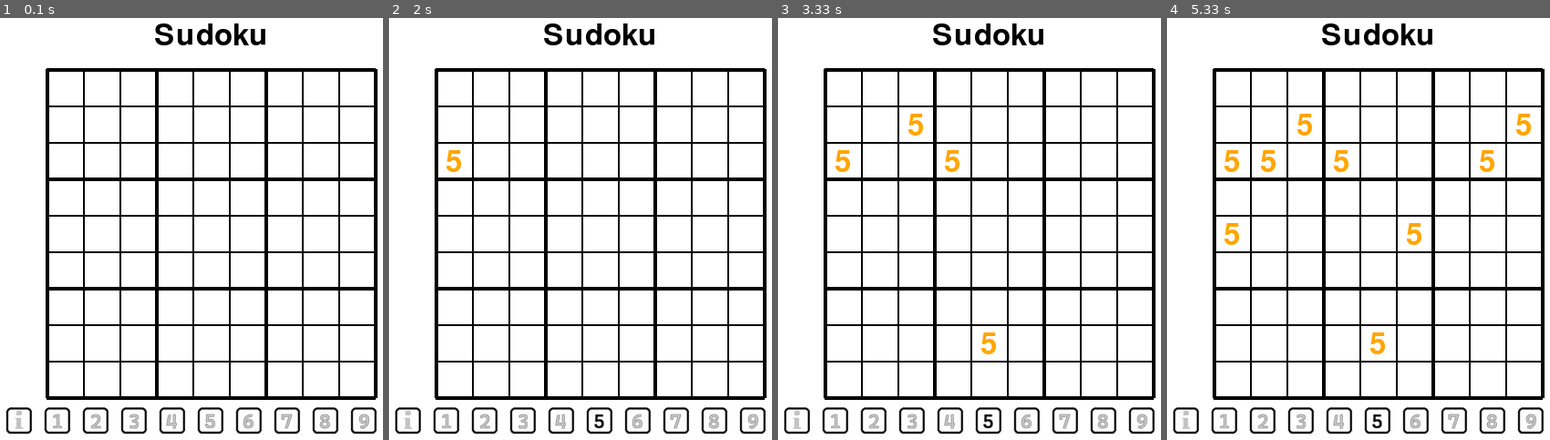
Above: before the commit, frames 1-4 (left to right).
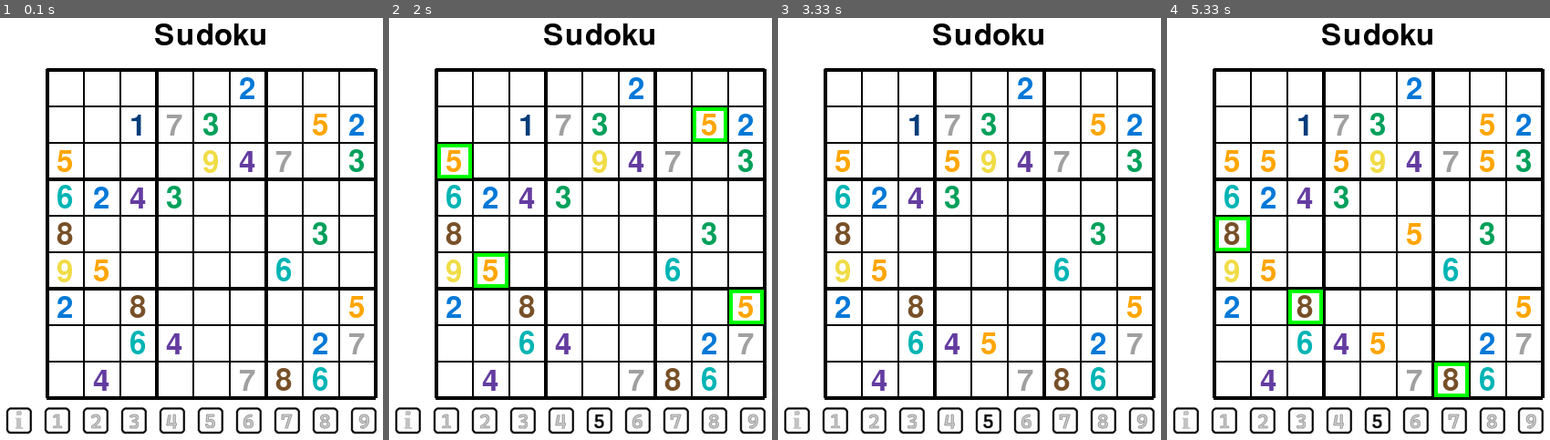
Above: after the commit, the same moments.

Repository: MrReedQEGS/Pygame-Sudoku
Game: pygame game, started from main.py
The game is run twice, just before and just after one commit, with the same random seed, the same clock (stepped at 60 frames per second) and the same inputs.
Inputs (mouse positions are in pixels of both pictures, inside the frame that each line leads up to):
- Up to frame 1 (0.1 s): no input
- Up to frame 2 (2 s): click (408, 418) at 0.38 s; click (457, 279) at 0.72 s; click (683, 47) at 1.05 s; click (599, 418) at 1.38 s; click (461, 144) at 1.72 s
- Up to frame 3 (3.33 s): click (996, 347) at 2.05 s; click (969, 165) at 2.38 s; click (908, 140) at 2.72 s; click (outside the picture) at 3.05 s
- Up to frame 4 (5.33 s): click (1500, 161) at 3.88 s; click (1507, 115) at 4.22 s; click (1404, 250) at 4.55 s; click (1251, 161) at 4.88 s; click (1247, 224) at 5.22 s

The runs differ from the first frame. In frame 1, 3.8% of the frame differs, in the area x 14-96%, y 14-89%; in frame 2, 4.8%, in the area x 12-98%, y 14-89%; in frame 3, 3.8%; in frame 4, 4.7%.

Commit message:
csv stuff

Diff:
--- a/main.py
+++ b/main.py
@@ -209,7 +209,7 @@
     theNumbers.append(emptyRow)
 
 def LoadAPuzzleFromCSV():
-  #global theNumbers
+  global theNumbers
   #f = open(FILE_NAME,"r")
   #for line in f:
   #  print(line.strip())
@@ -343,7 +343,7 @@
 
 def InfoButtonCallback():
   #Testing button callback
-  print("Hello")
+  print("Info button stuff will print out!!!")
 
 def OneButtonCallback(isItGrey):
   global editMode,numGoingIntoGrid
@@ -626,8 +626,6 @@
 #MakeRandomNotes()
 #RandomGrid()
 LoadAPuzzleFromCSV()
-
-print(theNumbers)
 
 #PrintGrid()
 while running:
